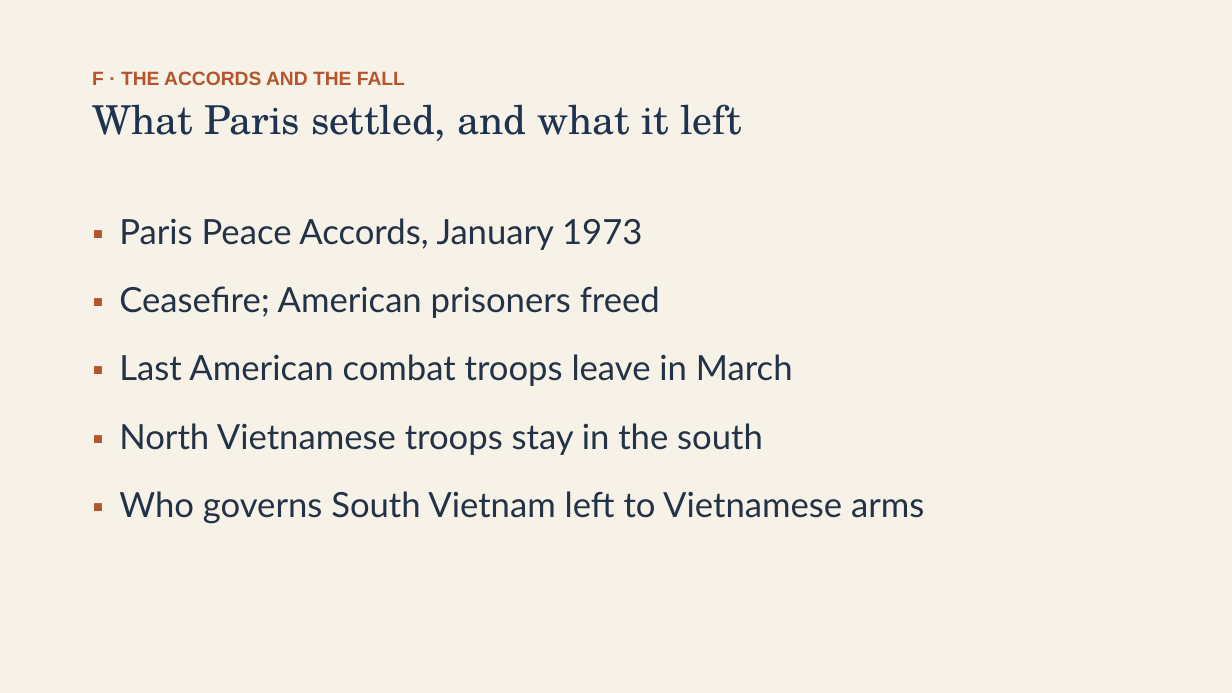
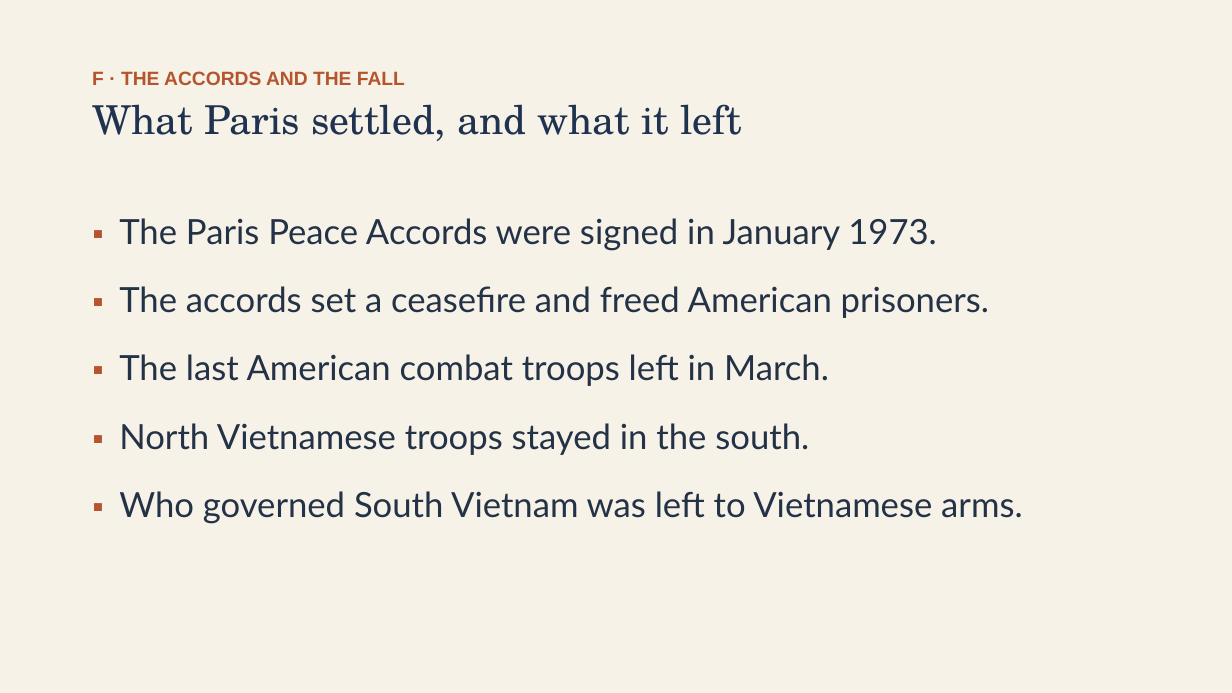
Before and after one commit to ab17gthb/humanities-curriculum-group, a slide deck: slide 20 of cold-war/lesson-06/lesson-06-slides.pptx. Drawn at 1232x693 pixels with LibreOffice and Linux fonts; fonts in the diff are those of the drawing. Boxes give left, top, right and bottom in pixels: in the first picture for what was removed or moved away, otherwise in the second. Text is boxed around its words. In the diff, an @@ line names an element or a change of style, - is before the commit and + after.

Commit message:
Rollout: Cold War L6 reworked and live (Vietnam: The War Containment Built)

```diff
--- a/cold-war/lesson-06/lesson-06-slides.pptx
+++ b/cold-war/lesson-06/lesson-06-slides.pptx
@@ text at (119,218,1023,524): text changed @@
-▪ Paris Peace Accords, January 1973
-▪ Ceasefire; American prisoners freed
-▪ Last American combat troops leave in March
-▪ North Vietnamese troops stay in the south
-▪ Who governs South Vietnam left to Vietnamese arms
+▪ The Paris Peace Accords were signed in January 1973.
+▪ The accords set a ceasefire and freed American prisoners.
+▪ The last American combat troops left in March.
+▪ North Vietnamese troops stayed in the south.
+▪ Who governed South Vietnam was left to Vietnamese arms.
```
Also in this commit, not shown: 12 other slides changed, 6 other files.
